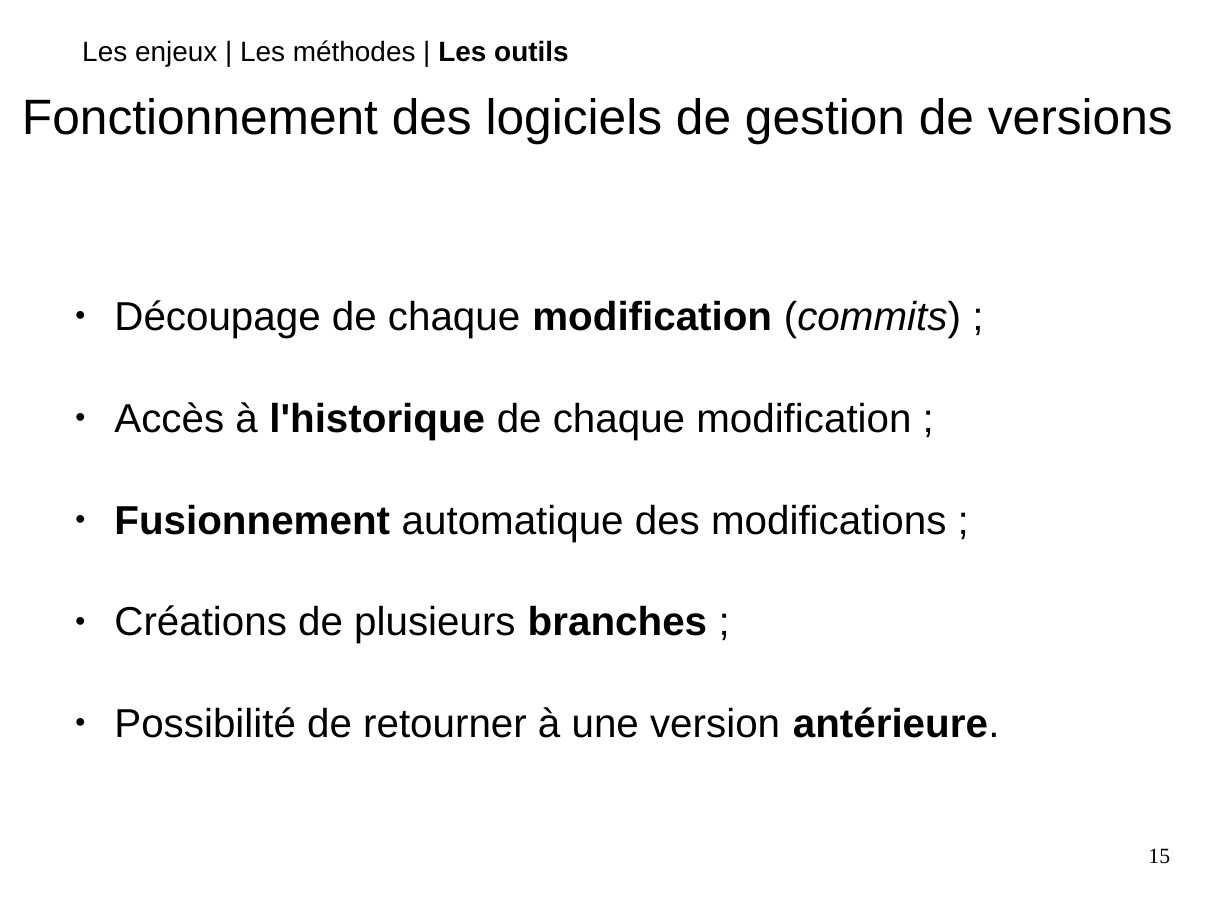
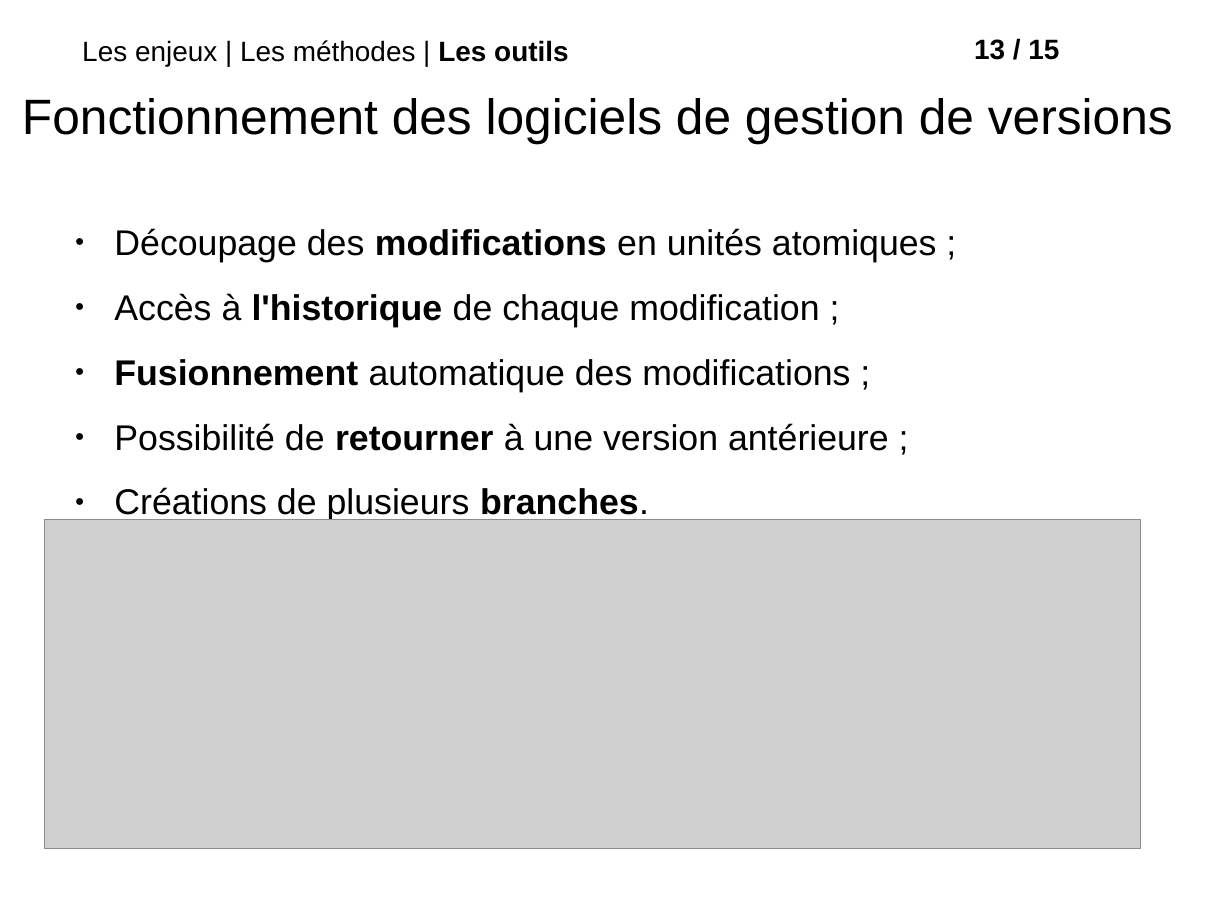
Before and after one commit to roipoussiere/organisation-collaborative-du-travail, a slide deck: slide 14 of organisation_collaborative_du_travail.odp (slide 15 before the commit). Drawn at 1232x924 pixels with LibreOffice and Linux fonts; fonts in the diff are those of the drawing; grey boxes stand for pictures; background and template pictures are left out. Boxes give left, top, right and bottom in pixels: in the first picture for what was removed or moved away, otherwise in the second. Text is boxed around its words. In the diff, an @@ line names an element or a change of style, - is before the commit and + after.

```diff
--- a/organisation_collaborative_du_travail.odp
+++ b/organisation_collaborative_du_travail.odp
@@ text at (974,39,1059,60): text changed; size 14 to 18 pt; font Times New Roman to Arial; bold on @@
-15
+13 / 15
@@ text "Découpage des modifications en unités ...": place and size @@
-text "Découpage des modifications en unités ..." at (114,300,1000,738)
+text "Découpage des modifications en unités ..." at (114,228,937,522)
@@ text at (114,228,937,262): text changed; size 26 to 23 pt @@
-● Découpage de chaque modification (commits) ;
+● Découpage des modifications en unités atomiques ;
@@ text at (114,293,850,392): size 26 to 23 pt in "Accès à l'historique de chaque modification ;", "Fusionnement automatique des modifications ;" @@
@@ text at (114,423,889,522): text changed; size 26 to 23 pt @@
-● Créations de plusieurs branches ;
-● Possibilité de retourner à une version antérieure.
+● Possibilité de retourner à une version antérieure ;
+● Créations de plusieurs branches.
@@ picture added at (45,520,1141,850) @@
```
Also in this commit, not shown: 14 other slides changed, 1 slide added, 3 slides removed, 4 other files.
